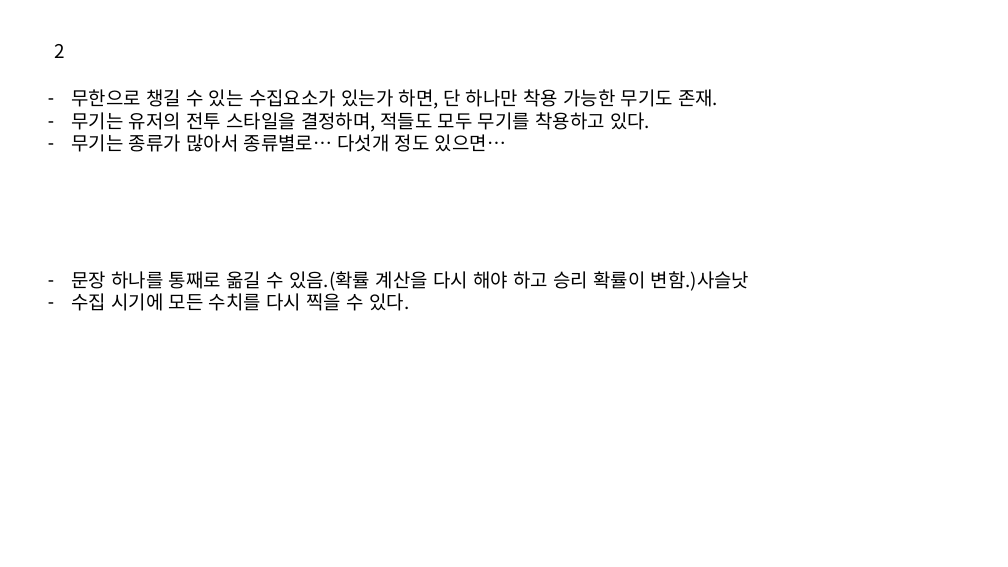
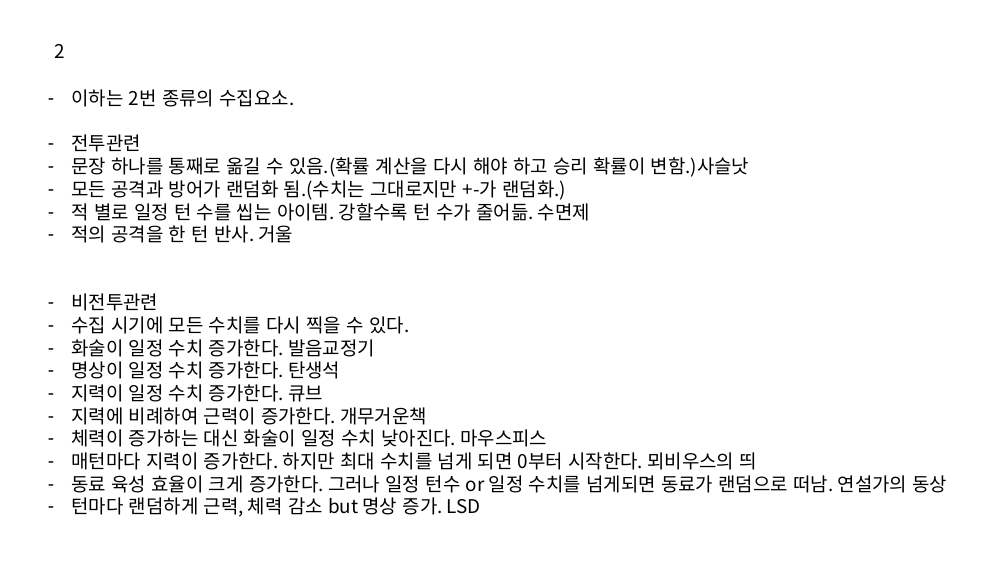
Before and after one commit to IdfKLeh/capstone, a slide deck: slide 3 of 수집요소.pptx. Drawn at 1008x567 pixels with LibreOffice and Linux fonts; fonts in the diff are those of the drawing. Boxes give left, top, right and bottom in pixels: in the first picture for what was removed or moved away, otherwise in the second. Text is boxed around its words. In the diff, an @@ line names an element or a change of style, - is before the commit and + after.

```diff
--- a/수집요소.pptx
+++ b/수집요소.pptx
@@ text at [71,89,294,152]: text changed @@
-– 무한으로 챙길 수 있는 수집요소가 있는가 하면, 단 하나만 착용 가능한 무기도 존재.
-– 무기는 유저의 전투 스타일을 결정하며, 적들도 모두 무기를 착용하고 있다.
-– 무기는 종류가 많아서 종류별로… 다섯개 정도 있으면…
+– 이하는 2번 종류의 수집요소.
+– 전투관련
@@ text at [71,176,590,311]: paragraphs added @@
+– 모든 공격과 방어가 랜덤화 됨.(수치는 그대로지만 +-가 랜덤화.)
+– 적 별로 일정 턴 수를 씹는 아이템. 강할수록 턴 수가 줄어듦. 수면제
+– 적의 공격을 한 턴 반사. 거울
+– 비전투관련
@@ text at [71,339,948,517]: paragraphs added @@
+– 화술이 일정 수치 증가한다. 발음교정기
+– 명상이 일정 수치 증가한다. 탄생석
+– 지력이 일정 수치 증가한다. 큐브
+– 지력에 비례하여 근력이 증가한다. 개무거운책
+– 체력이 증가하는 대신 화술이 일정 수치 낮아진다. 마우스피스
+– 매턴마다 지력이 증가한다. 하지만 최대 수치를 넘게 되면 0부터 시작한다. 뫼비우스의 띄
+– 동료 육성 효율이 크게 증가한다. 그러나 일정 턴수 or 일정 수치를 넘게되면 동료가 랜덤으로 떠남. 연설가의 동상
+– 턴마다 랜덤하게 근력, 체력 감소 but 명상 증가. LSD
```
Also in this commit, not shown: 1 other slide changed, 6 slides added, 4 other files.
